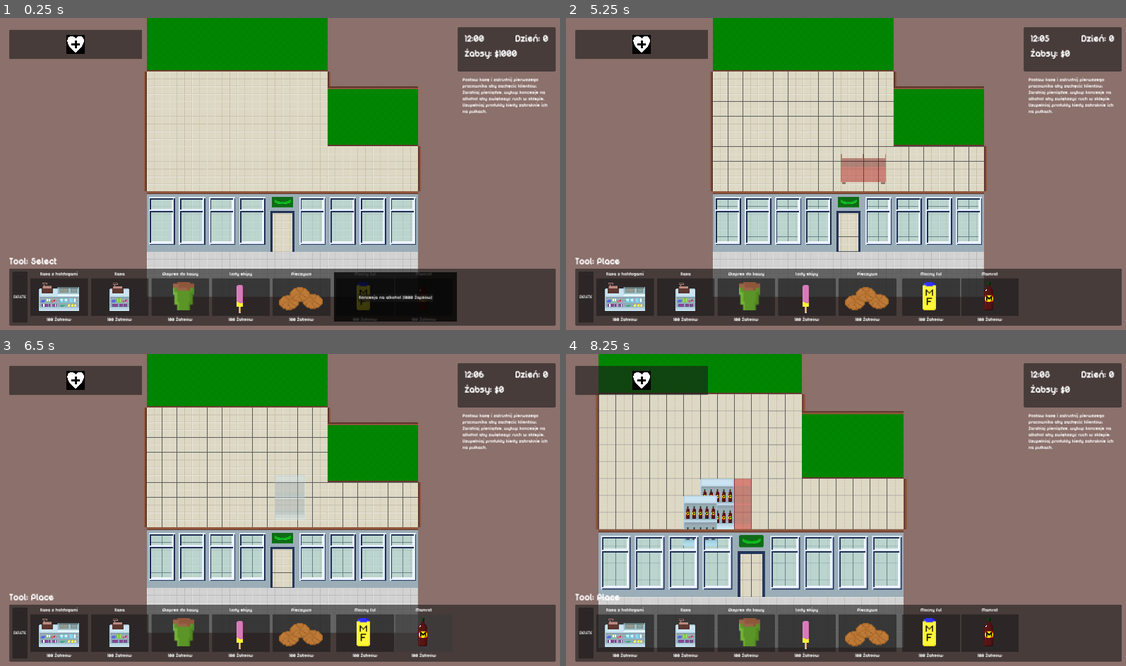
Above: before the commit, frames 1-4 (two rows, left to right).
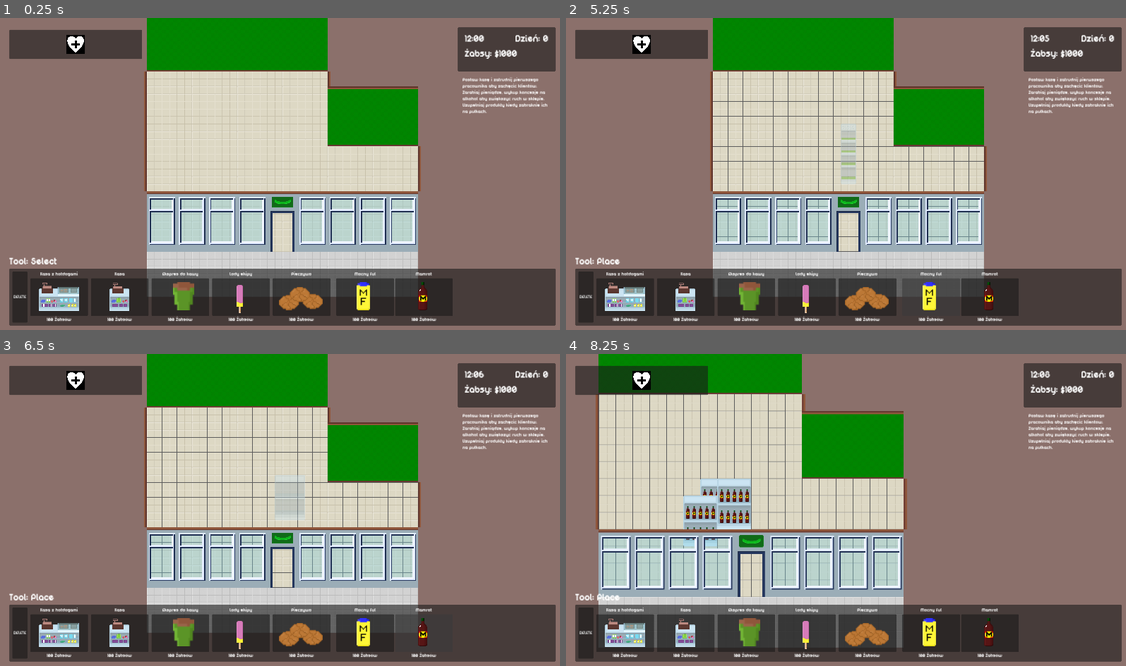
Above: after the commit, the same moments.

Repository: baransu/krakjam2024
Game: Godot game, scene res://game.tscn
The game is run twice, just before and just after one commit, with the same random seed, the same clock (stepped at 60 frames per second) and the same inputs.
Inputs (mouse positions are in pixels of both pictures, inside the frame that each line leads up to):
- Up to frame 1 (0.25 s): no input
- Up to frame 2 (5.25 s): click (644, 42) at 0.5 s; click (700, 42) at 1.25 s; click (627, 295) at 2 s; click (683, 295) at 2.75 s; click (745, 295) at 3.5 s; click (806, 295) at 4.27 s; click (930, 295) at 5 s
- Up to frame 3 (6.5 s): click (425, 631) at 5.75 s
- Up to frame 4 (8.25 s): tap Enter at 6.5 s; move the mouse to (974, 497) at 6.52 s; hold D (move_right) 6.53-7.25 s; hold Right mouse button (right_click) 6.53-7.25 s; click (974, 497) at 6.67 s; drag from (734, 528) to (935, 491) at 7.27 s; tap Space at 8 s; move the mouse to (734, 519) at 8.02 s; hold D (move_right) from 8.03 s (still down); hold Mouse wheel down (zoom_out) from 8.03 s (still down); click (734, 519) at 8.17 s

The runs differ from the first frame. In frame 1, 3.4% of the frame differs, in the area x 59-82%, y 81-98%; in frame 2, 0.9%; in frame 3, less than 0.1%; in frame 4, 0.7%.

Commit message:
feat: rebaking nav mesh

Diff:
--- a/builder.gd
+++ b/builder.gd
@@ -2,19 +2,23 @@
 
 @onready var dynamic: Node2D = $Dynamic
 @onready var grid: Node2D = $Grid
+@onready var nav_region: NavigationRegion2D = $NavigationRegion2D
 
 var template: Template = null
 var tile_size = 64
 var half_tile = 32
+var base_nav_polygon: NavigationPolygon
 
 enum State { IDLE, DRAGGING }
 
 
 func _ready() -> void:
 	on_tool_changed()
+	base_nav_polygon = nav_region.navigation_polygon
 
 	GameState.tool_changed.connect(on_tool_changed)
 	GameState.buildable_changed.connect(update_buildable)
+	GameState.building_destroyed.connect(on_building_destroyed)
 
 
 func update_buildable() -> void:
@@ -51,13 +55,14 @@
 
 func place_buildable(pos: Vector2) -> void:
 	var item: Building = GameState.buildable.scene.instantiate()
-	dynamic.add_child(item)
+	nav_region.add_child(item)
 	item.global_position = pos
 	item.cost = GameState.buildable.product_cost
 	item.build_cost = GameState.buildable.build_cost
 	item.product_texture = GameState.buildable.product_texture
 	GameState.buildings.append(item)
 	GameState.remove_money(GameState.buildable.build_cost)
+	update_nav_mesh()
 
 
 func on_tool_changed() -> void:
@@ -72,3 +77,12 @@
 				template.show()
 			_:
 				template.hide()
+
+
+func on_building_destroyed(_b: Building) -> void:
+	await get_tree().create_timer(0.1).timeout
+	update_nav_mesh()
+
+
+func update_nav_mesh() -> void:
+	nav_region.bake_navigation_polygon()
--- a/buildings/checkout/checkout.tscn
+++ b/buildings/checkout/checkout.tscn
@@ -30,7 +30,7 @@
 position = Vector2(0, -37)
 shape = SubResource("RectangleShape2D_mbd7m")
 
-[node name="BaseArea" type="Area2D" parent="."]
+[node name="BaseArea" type="StaticBody2D" parent="."]
 position = Vector2(32, -27.5)
 
 [node name="CollisionShape2D" type="CollisionShape2D" parent="BaseArea"]
@@ -38,11 +38,7 @@
 shape = SubResource("RectangleShape2D_yy7dt")
 
 [node name="Front" type="Marker2D" parent="."]
-position = Vector2(32, 58.5)
+position = Vector2(32, 64)
 
 [node name="Back" type="Marker2D" parent="."]
-position = Vector2(32, -88.5)
-
-[node name="NavigationObstacle2D" type="NavigationObstacle2D" parent="."]
-position = Vector2(32, -13.5)
-radius = 48.0
+position = Vector2(32, -80)
--- a/buildings/coffee/coffee.tscn
+++ b/buildings/coffee/coffee.tscn
@@ -36,7 +36,7 @@
 position = Vector2(-32, -18)
 shape = SubResource("RectangleShape2D_mbd7m")
 
-[node name="BaseArea" type="Area2D" parent="."]
+[node name="BaseArea" type="StaticBody2D" parent="."]
 position = Vector2(32, -30)
 
 [node name="CollisionShape2D" type="CollisionShape2D" parent="BaseArea"]
@@ -45,9 +45,6 @@
 
 [node name="Front" type="Marker2D" parent="."]
 position = Vector2(0, 56)
-
-[node name="NavigationObstacle2D" type="NavigationObstacle2D" parent="."]
-radius = 32.0
 
 [node name="MenuAnchor" type="Marker2D" parent="."]
 position = Vector2(-32, -288)
--- a/buildings/hotdog/hotdog.tscn
+++ b/buildings/hotdog/hotdog.tscn
@@ -9,7 +9,7 @@
 size = Vector2(256, 192)
 
 [sub_resource type="RectangleShape2D" id="RectangleShape2D_yy7dt"]
-size = Vector2(256, 70)
+size = Vector2(256, 64)
 
 [node name="Hotdog" type="Node2D"]
 script = ExtResource("1_w5bch")
@@ -31,28 +31,15 @@
 position = Vector2(64, -34)
 shape = SubResource("RectangleShape2D_mbd7m")
 
-[node name="BaseArea" type="Area2D" parent="."]
+[node name="BaseArea" type="StaticBody2D" parent="."]
 position = Vector2(32, -30)
-metadata/_edit_lock_ = true
 
 [node name="CollisionShape2D" type="CollisionShape2D" parent="BaseArea"]
-position = Vector2(64, 27)
+position = Vector2(64, 30)
 shape = SubResource("RectangleShape2D_yy7dt")
 
 [node name="Front" type="Marker2D" parent="."]
 position = Vector2(32, 56)
 
 [node name="Back" type="Marker2D" parent="."]
-position = Vector2(32, -91)
-
-[node name="NavigationObstacle2D" type="NavigationObstacle2D" parent="."]
-position = Vector2(11, -13)
-radius = 48.0
-
-[node name="NavigationObstacle2D2" type="NavigationObstacle2D" parent="."]
-position = Vector2(103, -14)
-radius = 48.0
-
-[node name="NavigationObstacle2D3" type="NavigationObstacle2D" parent="."]
-position = Vector2(177, -15)
-radius = 48.0
+position = Vector2(32, -64)
--- a/buildings/scripts/building.gd
+++ b/buildings/scripts/building.gd
@@ -69,3 +69,7 @@
 func deselect() -> void:
 	selected = false
 	sprite.material = null
+
+
+func get_obstacle() -> PackedVector2Array:
+	return get_node("NavigationObstacle2D").vertices
--- a/buildings/shelf_beer/shelf_beer.tscn
+++ b/buildings/shelf_beer/shelf_beer.tscn
@@ -85,7 +85,7 @@
 position = Vector2(-32, -66)
 shape = SubResource("RectangleShape2D_mbd7m")
 
-[node name="BaseArea" type="Area2D" parent="."]
+[node name="BaseArea" type="StaticBody2D" parent="."]
 position = Vector2(32, -30)
 
 [node name="CollisionShape2D" type="CollisionShape2D" parent="BaseArea"]
@@ -94,9 +94,6 @@
 
 [node name="Front" type="Marker2D" parent="."]
 position = Vector2(0, 56)
-
-[node name="NavigationObstacle2D" type="NavigationObstacle2D" parent="."]
-radius = 32.0
 
 [node name="MenuAnchor" type="Marker2D" parent="."]
 position = Vector2(-32, -288)
--- a/buildings/shelf_bread/shelf_bread.tscn
+++ b/buildings/shelf_bread/shelf_bread.tscn
@@ -66,7 +66,7 @@
 position = Vector2(0, -34)
 shape = SubResource("RectangleShape2D_mbd7m")
 
-[node name="BaseArea" type="Area2D" parent="."]
+[node name="BaseArea" type="StaticBody2D" parent="."]
 position = Vector2(32, -30)
 
 [node name="CollisionShape2D" type="CollisionShape2D" parent="BaseArea"]
@@ -74,14 +74,7 @@
 shape = SubResource("RectangleShape2D_yy7dt")
 
 [node name="Front" type="Marker2D" parent="."]
-position = Vector2(32, 56)
-
-[node name="NavigationObstacle2D" type="NavigationObstacle2D" parent="."]
-radius = 32.0
-
-[node name="NavigationObstacle2D2" type="NavigationObstacle2D" parent="."]
-position = Vector2(64, 0)
-radius = 32.0
+position = Vector2(32, 64)
 
 [node name="MenuAnchor" type="Marker2D" parent="."]
 position = Vector2(-24, -224)
--- a/buildings/shelf_icecream/shelf_icecream.tscn
+++ b/buildings/shelf_icecream/shelf_icecream.tscn
@@ -73,7 +73,7 @@
 position = Vector2(32, -2)
 shape = SubResource("RectangleShape2D_mbd7m")
 
-[node name="BaseArea" type="Area2D" parent="."]
+[node name="BaseArea" type="StaticBody2D" parent="."]
 position = Vector2(32, -30)
 
 [node name="CollisionShape2D" type="CollisionShape2D" parent="BaseArea"]
@@ -82,17 +82,6 @@
 
 [node name="Front" type="Marker2D" parent="."]
 position = Vector2(32, 56)
-
-[node name="NavigationObstacle2D" type="NavigationObstacle2D" parent="."]
-radius = 32.0
-
-[node name="NavigationObstacle2D2" type="NavigationObstacle2D" parent="."]
-position = Vector2(64, 0)
-radius = 32.0
-
-[node name="NavigationObstacle2D3" type="NavigationObstacle2D" parent="."]
-position = Vector2(128, 0)
-radius = 32.0
 
 [node name="MenuAnchor" type="Marker2D" parent="."]
 position = Vector2(-24, -224)
--- a/buildings/shelf_wine/shelf_wine.tscn
+++ b/buildings/shelf_wine/shelf_wine.tscn
@@ -77,7 +77,7 @@
 position = Vector2(0, -34)
 shape = SubResource("RectangleShape2D_mbd7m")
 
-[node name="BaseArea" type="Area2D" parent="."]
+[node name="BaseArea" type="StaticBody2D" parent="."]
 position = Vector2(32, -30)
 
 [node name="CollisionShape2D" type="CollisionShape2D" parent="BaseArea"]
@@ -86,13 +86,6 @@
 
 [node name="Front" type="Marker2D" parent="."]
 position = Vector2(32, 56)
-
-[node name="NavigationObstacle2D" type="NavigationObstacle2D" parent="."]
-radius = 32.0
-
-[node name="NavigationObstacle2D2" type="NavigationObstacle2D" parent="."]
-position = Vector2(64, 0)
-radius = 32.0
 
 [node name="MenuAnchor" type="Marker2D" parent="."]
 position = Vector2(-24, -224)
--- a/customer.tscn
+++ b/customer.tscn
@@ -5,8 +5,8 @@
 [ext_resource type="Texture2D" uid="uid://bkk6k65vowxcc" path="res://art/Sprite-0002 2.png" id="3_nvoji"]
 
 [sub_resource type="CapsuleShape2D" id="CapsuleShape2D_p5l8y"]
-radius = 21.0
-height = 54.0
+radius = 16.0
+height = 60.0
 
 [sub_resource type="Animation" id="Animation_ngac3"]
 length = 0.001
@@ -80,7 +80,7 @@
 texture = ExtResource("2_n21ku")
 
 [node name="CollisionShape2D" type="CollisionShape2D" parent="."]
-position = Vector2(0, -5)
+position = Vector2(-2.27374e-12, -17)
 rotation = 1.5708
 shape = SubResource("CapsuleShape2D_p5l8y")
 
@@ -89,6 +89,7 @@
 avoidance_enabled = true
 radius = 32.0
 max_speed = 300.0
+avoidance_priority = 0.5
 
 [node name="AnimationPlayer" type="AnimationPlayer" parent="."]
 libraries = {
--- a/game_state.gd
+++ b/game_state.gd
@@ -15,7 +15,7 @@
 
 var buildable: Buildable
 var seconds_elapsed := 12 * 60  # noon
-var alkohol_access := false
+var alkohol_access := true
 var alkohol_access_price := 1000
 
 enum Tool { PLACE, DELETE, SELECT }
--- a/level.tscn
+++ b/level.tscn
@@ -18,6 +18,7 @@
 vertices = PackedVector2Array(-138, -118, 246, -118, 246, 310, -263, 310, -196, 394, 246, 425, 246, 502, -886, 502, -886, 425, -444, 394, -268, 322, -372, 322, -377, 310, -886, 310, -886, -438, -138, -438)
 polygons = Array[PackedInt32Array]([PackedInt32Array(0, 1, 2, 3), PackedInt32Array(4, 5, 6, 7, 8, 9), PackedInt32Array(10, 4, 9, 11), PackedInt32Array(12, 13, 14, 15, 0), PackedInt32Array(12, 0, 3, 10, 11)])
 outlines = Array[PackedVector2Array]([PackedVector2Array(256, 320, 256, -128, -128, -128, -128, -448, -896, -448, -896, 320, -384, 320, -448, 384, -896, 416, -896, 512, 256, 512, 256, 416, -192, 384, -256, 320)])
+parsed_geometry_type = 1
 source_geometry_group_name = &"navigation_polygon_source_group"
 
 [node name="Level" type="Node2D"]
@@ -2104,10 +2105,6 @@
 [node name="CollisionPolygon2D" type="CollisionPolygon2D" parent="BuildableArea"]
 polygon = PackedVector2Array(224, -160, 224, -480, -608, -480, -608, 352, 608, 352, 608, -160)
 
-[node name="NavigationRegion2D" type="NavigationRegion2D" parent="."]
-position = Vector2(320, 0)
-navigation_polygon = SubResource("NavigationPolygon_rtm1c")
-
 [node name="Dynamic" type="Node2D" parent="."]
 y_sort_enabled = true
 
@@ -2134,6 +2131,11 @@
 script = ExtResource("8_sipmc")
 staff_scene = ExtResource("9_r2drp")
 
+[node name="NavigationRegion2D" type="NavigationRegion2D" parent="."]
+y_sort_enabled = true
+position = Vector2(320, 0)
+navigation_polygon = SubResource("NavigationPolygon_rtm1c")
+
 [node name="Smoke" type="Marker2D" parent="." groups=["smoke"]]
 position = Vector2(128, 416)
 
--- a/staff.tscn
+++ b/staff.tscn
@@ -4,8 +4,8 @@
 [ext_resource type="Texture2D" uid="uid://cfbxp6iqj3qra" path="res://art/Sprite-0007-2.png" id="2_a0b02"]
 
 [sub_resource type="CapsuleShape2D" id="CapsuleShape2D_p5l8y"]
-radius = 21.0
-height = 54.0
+radius = 17.0
+height = 62.0
 
 [sub_resource type="Animation" id="Animation_ngac3"]
 length = 0.001
@@ -96,7 +96,7 @@
 texture = ExtResource("2_a0b02")
 
 [node name="CollisionShape2D" type="CollisionShape2D" parent="."]
-position = Vector2(0, -5)
+position = Vector2(-1.81899e-12, -17)
 rotation = 1.5708
 shape = SubResource("CapsuleShape2D_p5l8y")
 
@@ -106,6 +106,7 @@
 avoidance_enabled = true
 radius = 24.0
 max_speed = 300.0
+avoidance_priority = 0.75
 
 [node name="AnimationPlayer" type="AnimationPlayer" parent="."]
 libraries = {
